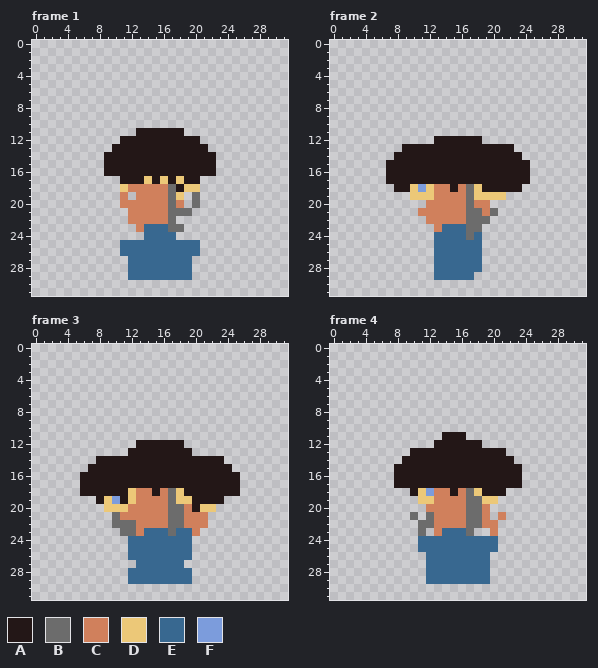
Two states of a pixel-art file, bin/Debug/net10.0-windows/Assets/Sprites/conductorAsperite.aseprite. The first picture shows the starting point.
32x32 pixels, 7 frames. Shown: frame 1, frame 2, frame 3, frame 4. The commit also changed other frames, which this record leaves out.
Palette (. is transparent): A #231717  B #6c6c6c  C #d0805c  D #ecc878  E #386890  F #7c9cdc
Pixels before, frame 1, first column x 9:
11 ....AAAAAA....
12 ..AAAAAAAAAA..
13 .AAAAAAAAAAAA.
14 AAAAAAAAAAAAAA
15 AAAAAAAAAAAAAA
16 AAAAAAAAAAAAAA
17 ..AAADADADAA..
18 ..DCCCCCBADD..
19 ..C.CCCCBD.B..
20 ..CCCCCCBC.B..
21 ...CCCCCBBB...
22 ...CCCCCB.....
23 ....CEEEBB....
24 .....EEEE.....
25 ..EEEEEEEEEE..
26 ..EEEEEEEEEE..
27 ...EEEEEEEE...
28 ...EEEEEEEE...
29 ...EEEEEEEE...
Pixels before, frame 2, first column x 7:
12 ......AAAAAA......
13 ..AAAAAAAAAAAAAA..
14 .AAAAAAAAAAAAAAAA.
15 AAAAAAAAAAAAAAAAAA
16 AAAAAAAAAAAAAAAAAA
17 AAAAAAAAAAAAAAAAAA
18 .AADFDCCACBDAAAAA.
19 ...DDDCCCCBDDDD...
20 .....CCCCCBCC.....
21 ....CCCCCCBBCB....
22 .....CCCCCBBB.....
23 ......CEEEBB......
24 ......EEEEBE......
25 ......EEEEEE......
26 ......EEEEEE......
27 ......EEEEEE......
28 ......EEEEEE......
29 ......EEEEE.......
Pixels before, frame 3, first column x 6:
12 .......AAAAAA.......
13 ......AAAAAAAA......
14 ..AAAAAAAAAAAAAAAA..
15 .AAAAAAAAAAAAAAAAAA.
16 AAAAAAAAAAAAAAAAAAAA
17 AAAAAAAAAAAAAAAAAAAA
18 AAAAAADCCACBDAAAAAAA
19 ..ADFADCCCCBDDAAAA..
20 ...DDDCCCCCBBCADD...
21 ....BCCCCCCBBCCC....
22 ....BBBCCCCBBCCC....
23 .....BBCEEEBEEC.....
24 ......EEEEEEEE......
25 ......EEEEEEEE......
26 ......EEEEEEEE......
27 .......EEEEEE.......
28 ......EEEEEEEE......
29 ......EEEEEEEE......
Pixels before, frame 4, first column x 8:
11 ......AAA.......
12 .....AAAAAA.....
13 ..AAAAAAAAAAAA..
14 .AAAAAAAAAAAAAA.
15 AAAAAAAAAAAAAAAA
16 AAAAAAAAAAAAAAAA
17 AAAAAAAAAAAAAAAA
18 ..ADFCCACBDAAA..
19 ...DDCCCCBBDD...
20 ....CCCCCBBC....
21 ..B.BCCCCBBC.C..
22 ...BBCCCCBBCC...
23 ...B.CEEEB..C...
24 ...EEEEEEEEEE...
25 ...EEEEEEEEEE...
26 ....EEEEEEEE....
27 ....EEEEEEEE....
28 ....EEEEEEEE....
29 ....EEEEEEEE....
The same view after the edit:
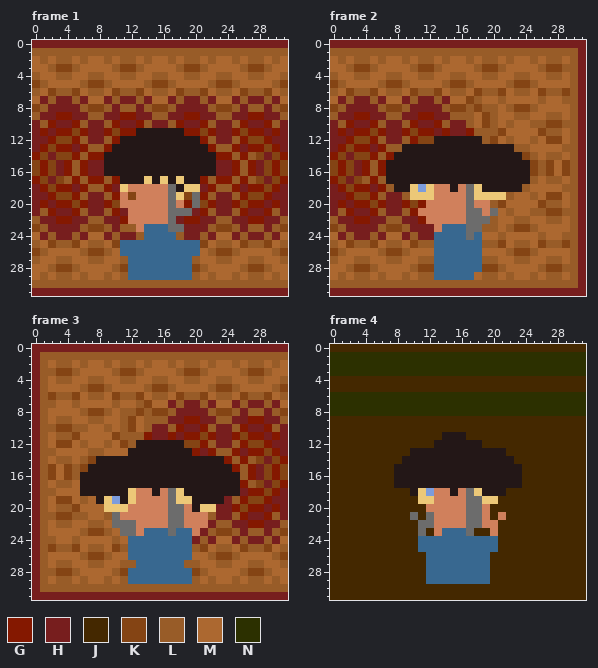
Colours new in this view: G #841800  H #771e1e  J #442800  K #844414  L #985c28  M #ac6830  N #2c3000
Edits made:
layer "Wall" added
layer "Carpet" added
Changed rows in their new state; - is an unchanged pixel.
Frame 1, layer "Carpet":
first column x 0:
 0 HHHHHHHHHHHHHHHHHHHHHHHHHHHHHHHH
 1 LLLLLLLLLLLLLLLLLLLLLLLLLLLLLLLL
 2 MLMLLMLMMLMLLMLMMLMLLMLMMLMLLMLM
 3 MMLKKLMMMMLKKLMMMMLKKLMMMMLKKLMM
 4 LMMLLMMLLMMLLMMLLMMLLMMLLMMLLMML
 5 KLMMMMLKKLMMMMLKKLMMMMLKKLMMMMLK
 6 LMKLLKMLLMKLLKMLLMKLLKMLLMKLLKML
 7 MHLHHLHMMHLHHLHMMHLHHLHMMHLHHLHM
 8 KLHHHHLKKLHLLHLKKLHHHHLKKLHLLHLK
 9 LHHGGHHLLHHGGHHLLHHGGHHLLHHGGHHL
10 HLGHHGLHHLGHHGLHHLGHHGLHHLGHHGLH
11 HGHGGKGHHGKGG------GGKGHHGKGGHGH
12 HHGKKGLHHLG----------GLHHLGKKGHH
13 HGKGGHGLLG------------GLLGHGGKGH
14 GKHKKGLGG--------------GGLGLKHKG
15 KGKHGLGHH--------------HHGLGHKGK
16 KGKHGLGHH--------------HHGLGHKGK
17 GKHKLGLGGLG----------GLGGLGLKHKG
18 HGKGGHGLLGH----------HGLLGHGGKGH
19 HHGKKGLHHLG-K------K-GLHHLGKKGHH
20 HGHGGKGHHGK--------G-KGHHGKGGHGH
21 HLGHHGLHHLGH--------HGLHHLGHHGLH
22 LHHGGHHLLHHG------HGGHHLLHHGGHHL
23 KLHHHHLKKLHLL------HHHLKKLHLLHLK
24 MHLHHLHMMHLHHL----LHHLHMMHLHHLHM
25 LMKLLKMLLMK----------KMLLMKLLKML
26 KLMMMMLKKLM----------MLKKLMMMMLK
27 LMMLLMMLLMML--------LMMLLMMLLMML
28 MMLKKLMMMMLK--------KLMMMMLKKLMM
29 MLMLLMLMMLML--------LMLMMLMLLMLM
30 LLLLLLLLLLLLLLLLLLLLLLLLLLLLLLLL
31 HHHHHHHHHHHHHHHHHHHHHHHHHHHHHHHH
Frame 2, layer "Carpet":
first column x 0:
 0 HHHHHHHHHHHHHHHHHHHHHHHHHHHHHHHH
 1 LLLLLLLLLLLLLLLLLLLLLLLLLLLLLLLH
 2 MLMLLMLMMLMLLMLMMLMLLMLMMLMLLMLH
 3 MMLKKLMMMMLKKLMMMMLKKLMMMMLKKLLH
 4 LMMLLMMLLMMLLMMLLMMLLMMLLMMLLMLH
 5 KLMMMMLKKLMMMMLKKLMMMMLKKLMMMMLH
 6 LMKLLKMLLMKLLKMLLMKLLKMLLMKLLKLH
 7 MHLHHLHMMHLHHLHMMKLMMLMMMMLMMLLH
 8 KLHHHHLKKLHHHHLKKLKLLMLKKLMMMMLH
 9 LHHGGHHLLHHGGHHLLLMKLMMLLMMLLMLH
10 HLGHHGLHHLGHHGLHHLMKLMLMMLLKKLLH
11 HGHGGKGHHGKGGHGHHGLLLKMMMMKLLMLH
12 HHGKKGLHHLGKK------LKMLMMLMKKMLH
13 HGKGGHGLL--------------LLMMMMLLH
14 GKHKKGLG----------------KLMLLMLH
15 KGKHGLG------------------KLKMKLH
16 KGKHGLG------------------KLKMKLH
17 GKHKLGL------------------LMLLMLH
18 HGKGGHGL----------------LMMMMLLH
19 HHGKKGLHHL------------LMMLMKKMLH
20 HGHGGKGHHGKG--------LKMMMMKLLMLH
21 HLGHHGLHHLG----------MLMMLLKKLLH
22 LHHGGHHLLHHG--------LMMLLMMLLMLH
23 KLHHHHLKKLHHH------LLMLKKLMMMMLH
24 MHLHHLHMMHLHH------MMLMMMMLMMLLH
25 LMKLLKMLLMKLL------LLKMLLMKLLKLH
26 KLMMMMLKKLMMM------MMMLKKLMMMMLH
27 LMMLLMMLLMMLL------LLMMLLMMLLMLH
28 MMLKKLMMMMLKK------KKLMMMMLKKLLH
29 MLMLLMLMMLMLL-----MLLMLMMLMLLMLH
30 LLLLLLLLLLLLLLLLLLLLLLLLLLLLLLLH
31 HHHHHHHHHHHHHHHHHHHHHHHHHHHHHHHH
Frame 3, layer "Carpet":
first column x 0:
 0 HHHHHHHHHHHHHHHHHHHHHHHHHHHHHHHH
 1 HLLLLLLLLLLLLLLLLLLLLLLLLLLLLLLL
 2 HLMLLMLMMLMLLMLMMLMLLMLMMLMLLMLM
 3 HLLKKLMMMMLKKLMMMMLKKLMMMMLKKLMM
 4 HLMLLMMLLMMLLMMLLMMLLMMLLMMLLMML
 5 HLMMMMLKKLMMMMLKKLMMMMLKKLMMMMLK
 6 HLKLLKMLLMKLLKMLLMKLLKMLLMKLLKML
 7 HLLMMLMMMMLMMLKMMHLHHLHMMHLHHLHM
 8 HLMMMMLKKLMLLKLKKLHHHHLKKLHLLHLK
 9 HLMLLMMLLMMLKMLLLHHGGHHLLHHGGHHL
10 HLLKKLLMMLMLKMLHHLGHHGLHHLGHHGLH
11 HLMLLKMMMMKLLLGHHGHGGKGHHGKGGHGH
12 HLMKKMLMMLMKL------KKGLHHLGKKGHH
13 HLLMMMMLLMMM--------GHGLLGHGGKGH
14 HLMLLMLK----------------GLGLKHKG
15 HLKMKLK------------------GLGHKGK
16 HLKMKL--------------------LGHKGK
17 HLMLLM--------------------GLKHKG
18 HLLMMM--------------------HGGKGH
19 HLMKKMLM----------------HLGKKGHH
20 HLMLLKMMM--------------HHGKGGHGH
21 HLLKKLLMML------------LHHLGHHGLH
22 HLMLLMMLLM------------HLLHHGGHHL
23 HLMMMMLKKLM----------HLKKLHLLHLK
24 HLLMMLMMMMLM--------HLHMMHLHHLHM
25 HLKLLKMLLMKL--------LKMLLMKLLKML
26 HLMMMMLKKLMM--------MMLKKLMMMMLK
27 HLMLLMMLLMMLL------LLMMLLMMLLMML
28 HLLKKLMMMMLK--------KLMMMMLKKLMM
29 HLMLLMLMMLML--------LMLMMLMLLMLM
30 HLLLLLLLLLLLLLLLLLLLLLLLLLLLLLLL
31 HHHHHHHHHHHHHHHHHHHHHHHHHHHHHHHH
Frame 4, layer "Wall":
first column x 0:
 0 JJJJJJJJJJJJJJJJJJJJJJJJJJJJJJJJ
 1 NNNNNNNNNNNNNNNNNNNNNNNNNNNNNNNN
 2 NNNNNNNNNNNNNNNNNNNNNNNNNNNNNNNN
 3 NNNNNNNNNNNNNNNNNNNNNNNNNNNNNNNN
 4 JJJJJJJJJJJJJJJJJJJJJJJJJJJJJJJJ
 5 JJJJJJJJJJJJJJJJJJJJJJJJJJJJJJJJ
 6 NNNNNNNNNNNNNNNNNNNNNNNNNNNNNNNN
 7 NNNNNNNNNNNNNNNNNNNNNNNNNNNNNNNN
 8 NNNNNNNNNNNNNNNNNNNNNNNNNNNNNNNN
 9 JJJJJJJJJJJJJJJJJJJJJJJJJJJJJJJJ
10 JJJJJJJJJJJJJJJJJJJJJJJJJJJJJJJJ
11 JJJJJJJJJJJJJJ---JJJJJJJJJJJJJJJ
12 JJJJJJJJJJJJJ------JJJJJJJJJJJJJ
13 JJJJJJJJJJ------------JJJJJJJJJJ
14 JJJJJJJJJ--------------JJJJJJJJJ
15 JJJJJJJJ----------------JJJJJJJJ
16 JJJJJJJJ----------------JJJJJJJJ
17 JJJJJJJJ----------------JJJJJJJJ
18 JJJJJJJJJJ------------JJJJJJJJJJ
19 JJJJJJJJJJJ----------JJJJJJJJJJJ
20 JJJJJJJJJJJJ--------JJJJJJJJJJJJ
21 JJJJJJJJJJ-J--------J-JJJJJJJJJJ
22 JJJJJJJJJJJ----------JJJJJJJJJJJ
23 JJJJJJJJJJJ-J-----JJ-JJJJJJJJJJJ
24 JJJJJJJJJJJ----------JJJJJJJJJJJ
25 JJJJJJJJJJJ----------JJJJJJJJJJJ
26 JJJJJJJJJJJJ--------JJJJJJJJJJJJ
27 JJJJJJJJJJJJ--------JJJJJJJJJJJJ
28 JJJJJJJJJJJJ--------JJJJJJJJJJJJ
29 JJJJJJJJJJJJ--------JJJJJJJJJJJJ
30 JJJJJJJJJJJJJJJJJJJJJJJJJJJJJJJJ
31 JJJJJJJJJJJJJJJJJJJJJJJJJJJJJJJJ
